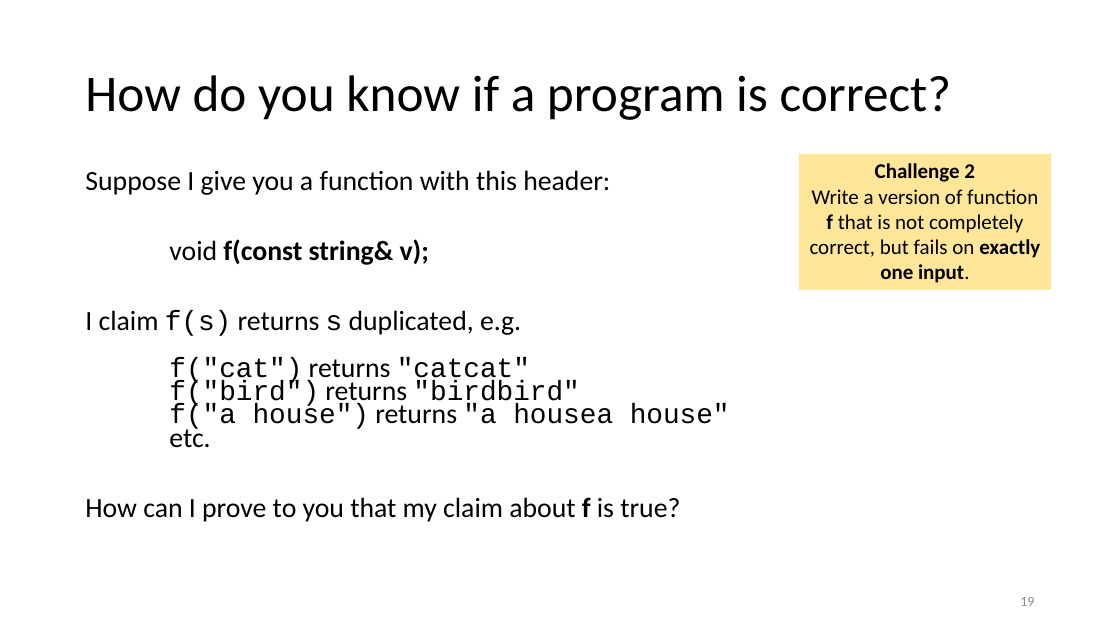
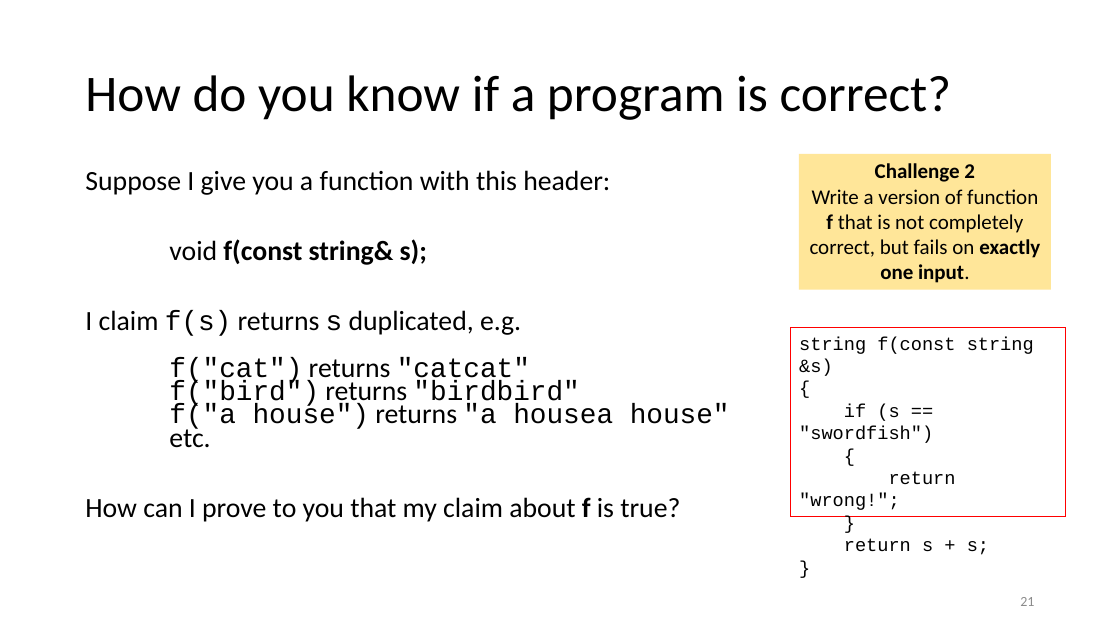
Before and after one commit to tjd1234/cmpt135spring2024, a slide deck: slide 21 of sample_code/week2/week2_cmpt135.pptx (slide 19 before the commit). Drawn at 1120x630 pixels with LibreOffice and Linux fonts; fonts in the diff are those of the drawing. Boxes give left, top, right and bottom in pixels: in the first picture for what was removed or moved away, otherwise in the second. Text is boxed around its words. In the diff, an @@ line names an element or a change of style, - is before the commit and + after.

```diff
--- a/sample_code/week2/week2_cmpt135.pptx
+++ b/sample_code/week2/week2_cmpt135.pptx
@@ text at bbox=[169, 239, 427, 265]: text changed @@
-void f(const string& v);
+void f(const string& s);
@@ rectangle added at bbox=[791, 328, 1066, 518], outline #FF0000 0.75 pt, 16 pt, text #000000 @@
+string f(const string &s)
+{
+if (s == "swordfish")
+{
+return "wrong!";
+}
+return s + s;
+}
@@ page number at bbox=[1020, 597, 1034, 606]: text changed @@
-19
+21
```
Also in this commit, not shown: 15 other slides changed, 20 slides added, 5 other files.
